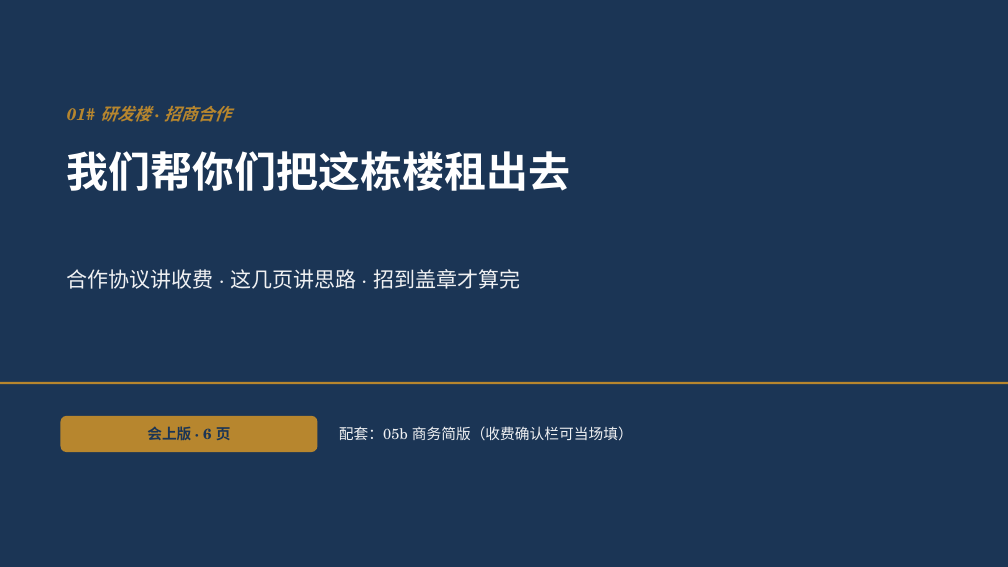
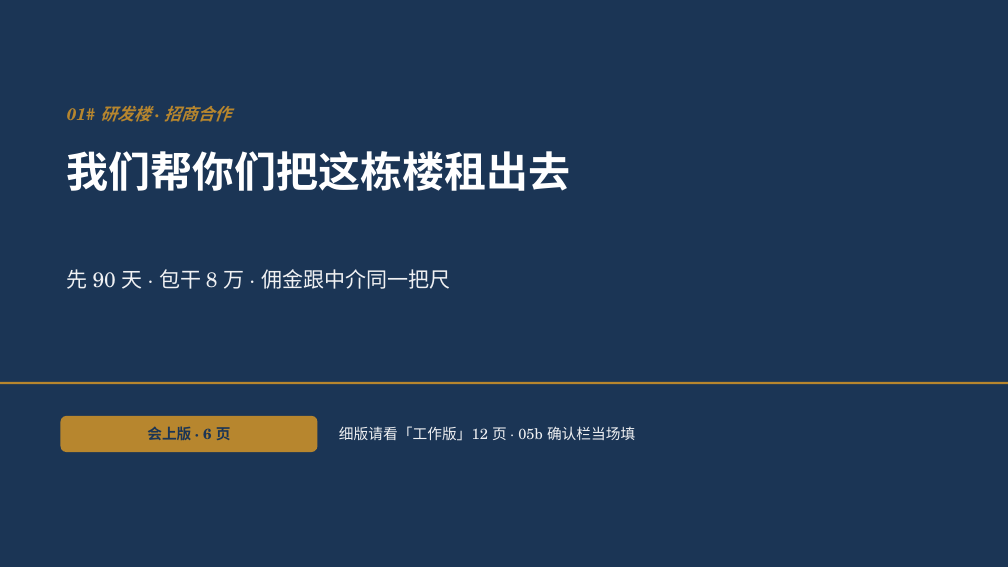
Before and after one commit to hujigang2010-maker/AIDEN, a slide deck: slide 1 of docs/advisory/deck/冠松01楼-招商合作-会上版.pptx. Drawn at 1008x567 pixels with LibreOffice and Linux fonts; fonts in the diff are those of the drawing. Boxes give left, top, right and bottom in pixels: in the first picture for what was removed or moved away, otherwise in the second. Text is boxed around its words. In the diff, an @@ line names an element or a change of style, - is before the commit and + after.

```diff
--- a/docs/advisory/deck/冠松01楼-招商合作-会上版.pptx
+++ b/docs/advisory/deck/冠松01楼-招商合作-会上版.pptx
@@ text at (67, 269, 450, 289): text changed @@
-合作协议讲收费 · 这几页讲思路 · 招到盖章才算完
+先 90 天 · 包干 8 万 · 佣金跟中介同一把尺
@@ text at (339, 426, 635, 441): text changed @@
-配套：05b 商务简版（收费确认栏可当场填）
+细版请看「工作版」12 页 · 05b 确认栏当场填
```
Also in this commit, not shown: 3 other slides changed, 1 slide added, 1 slide removed, 11 other files.
